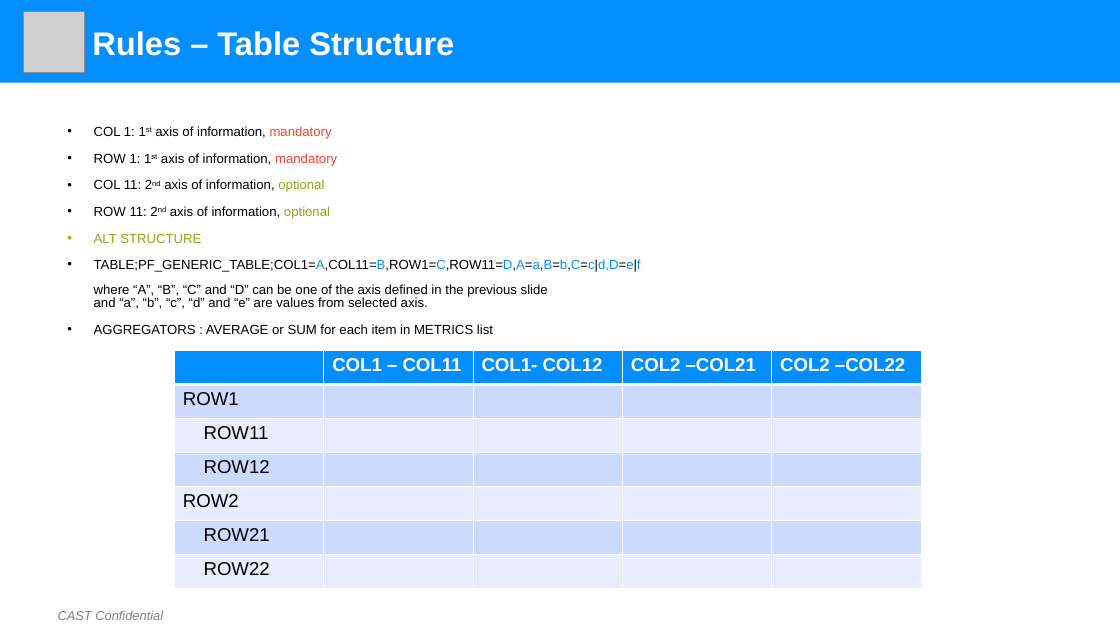
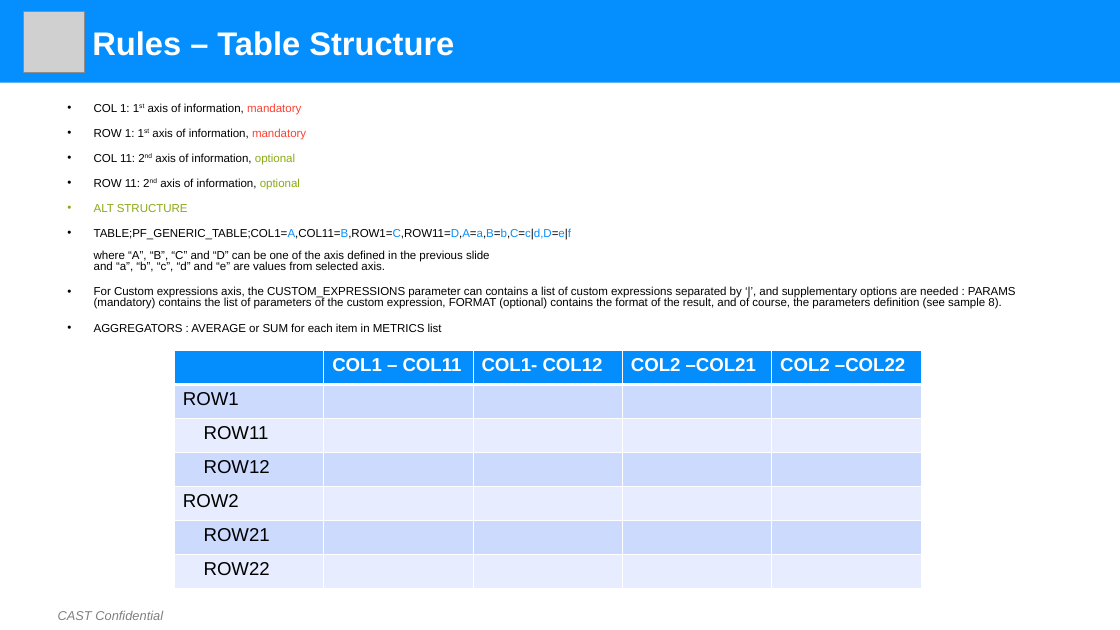
Before and after one commit to CAST-projects/ReportGenerator, a slide deck: slide 2 of CastReporting.Reporting/PortfolioTemplatesFiles/Portfolio Generic Table Definition.pptx. Drawn at 1120x630 pixels with LibreOffice and Linux fonts; fonts in the diff are those of the drawing; grey boxes stand for pictures; background and template pictures are left out. Boxes give left, top, right and bottom in pixels: in the first picture for what was removed or moved away, otherwise in the second. Text is boxed around its words. In the diff, an @@ line names an element or a change of style, - is before the commit and + after.

Commit message:
REPORTGEN-348: custom expression for portfolio generic content

```diff
--- a/CastReporting.Reporting/PortfolioTemplatesFiles/Portfolio Generic Table Definition.pptx
+++ b/CastReporting.Reporting/PortfolioTemplatesFiles/Portfolio Generic Table Definition.pptx
@@ text "COL 1: 1st axis of ...": place and size @@
-text "COL 1: 1st axis of ..." at [94, 126, 641, 334]
+text "COL 1: 1st axis of ..." at [94, 103, 1016, 332]
@@ text at [94, 103, 571, 332]: size 11.2 to 9.9 pt in "COL 1: 1st axis of information, mandatory", "ROW 1: 1st axis of information, mandatory", "COL 11: 2nd axis of information, optional", "ROW 11: 2nd axis of information, optional" and 3 more places @@
@@ text at [94, 286, 1016, 309]: paragraph added @@
+• For Custom expressions axis, the CUSTOM_EXPRESSIONS parameter can contains a list of custom expressions separated by ‘|’, and supplementary options are needed : PARAMS (mandatory) contains the list of parameters of the custom expression, FORMAT (optional) contains the format of the result, and of course, the parameters definition (see sample 8).
```
Also in this commit, not shown: 1 other slide changed, 1 slide added, 8 other files.
